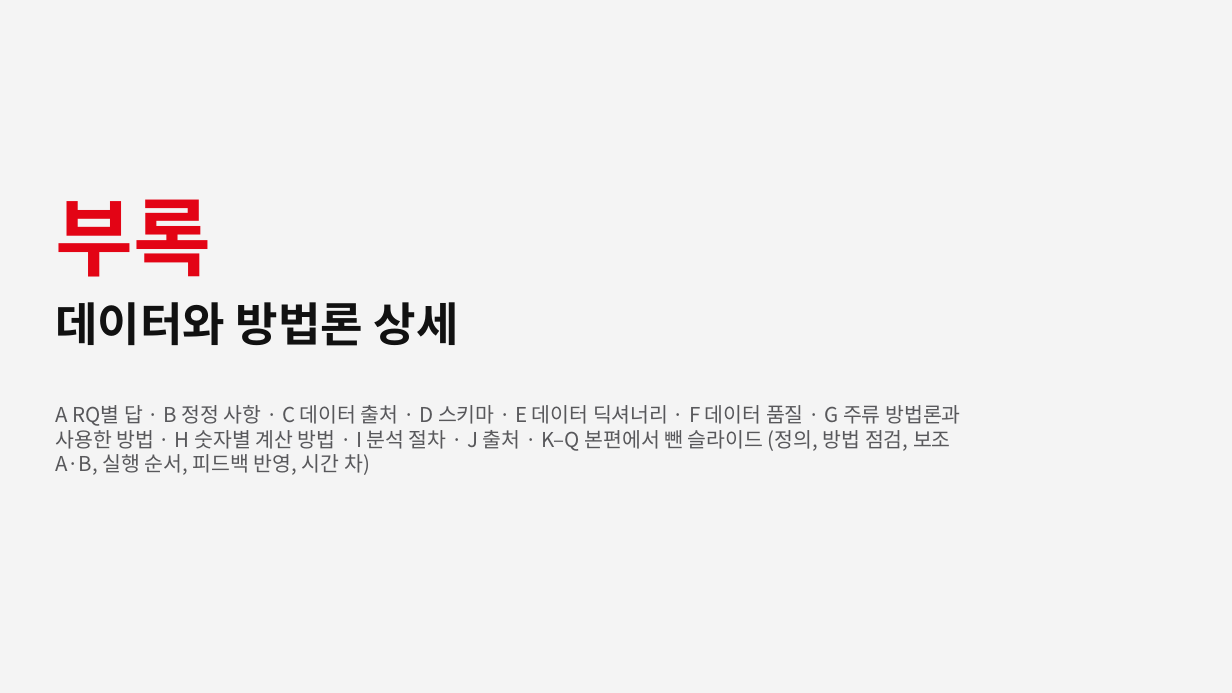
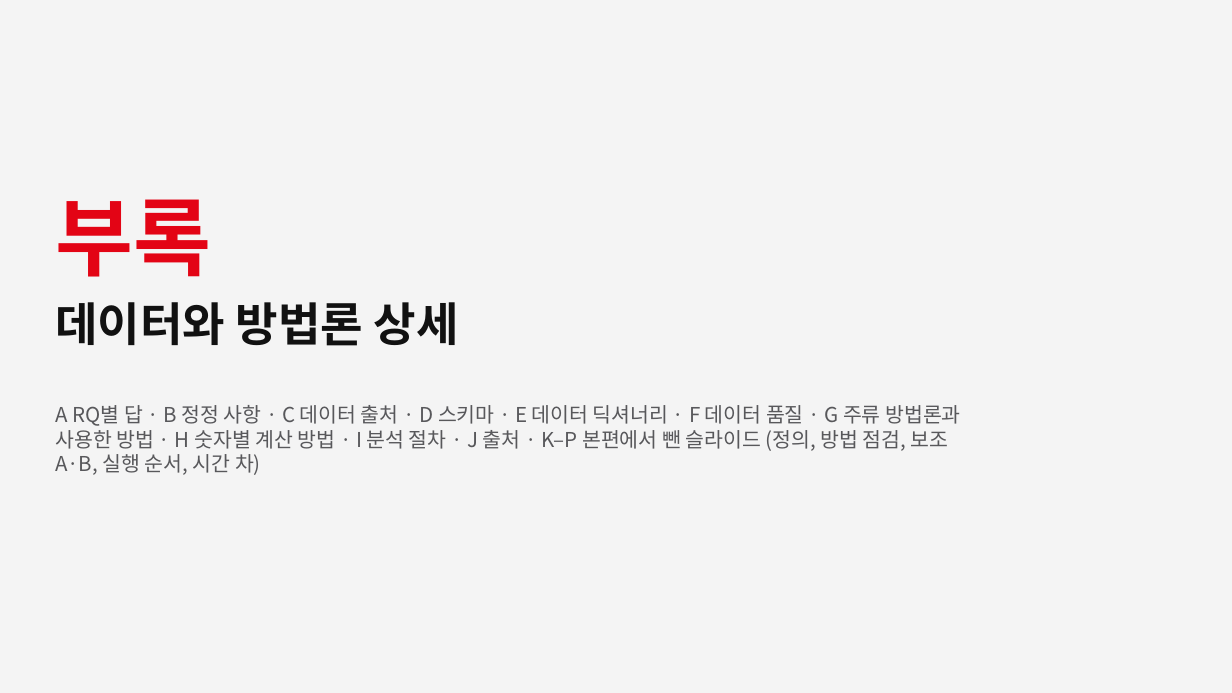
Before and after one commit to underthesun7213/social-data, a slide deck: slide 26 of presentation/hm_retention_deck_ko.pptx. Drawn at 1232x693 pixels with LibreOffice and Linux fonts; fonts in the diff are those of the drawing. Boxes give left, top, right and bottom in pixels: in the first picture for what was removed or moved away, otherwise in the second. Text is boxed around its words. In the diff, an @@ line names an element or a change of style, - is before the commit and + after.

```diff
--- a/presentation/hm_retention_deck_ko.pptx
+++ b/presentation/hm_retention_deck_ko.pptx
@@ text at [55, 405, 960, 475]: text changed @@
-A RQ별 답 · B 정정 사항 · C 데이터 출처 · D 스키마 · E 데이터 딕셔너리 · F 데이터 품질 · G 주류 방법론과 사용한 방법 · H 숫자별 계산 방법 · I 분석 절차 · J 출처 · K–Q 본편에서 뺀 슬라이드 (정의, 방법 점검, 보조 A·B, 실행 순서, 피드백 반영, 시간 차)
+A RQ별 답 · B 정정 사항 · C 데이터 출처 · D 스키마 · E 데이터 딕셔너리 · F 데이터 품질 · G 주류 방법론과 사용한 방법 · H 숫자별 계산 방법 · I 분석 절차 · J 출처 · K–P 본편에서 뺀 슬라이드 (정의, 방법 점검, 보조 A·B, 실행 순서, 시간 차)
```
Also in this commit, not shown: 4 other slides changed, 1 slide removed, 6 other files.
